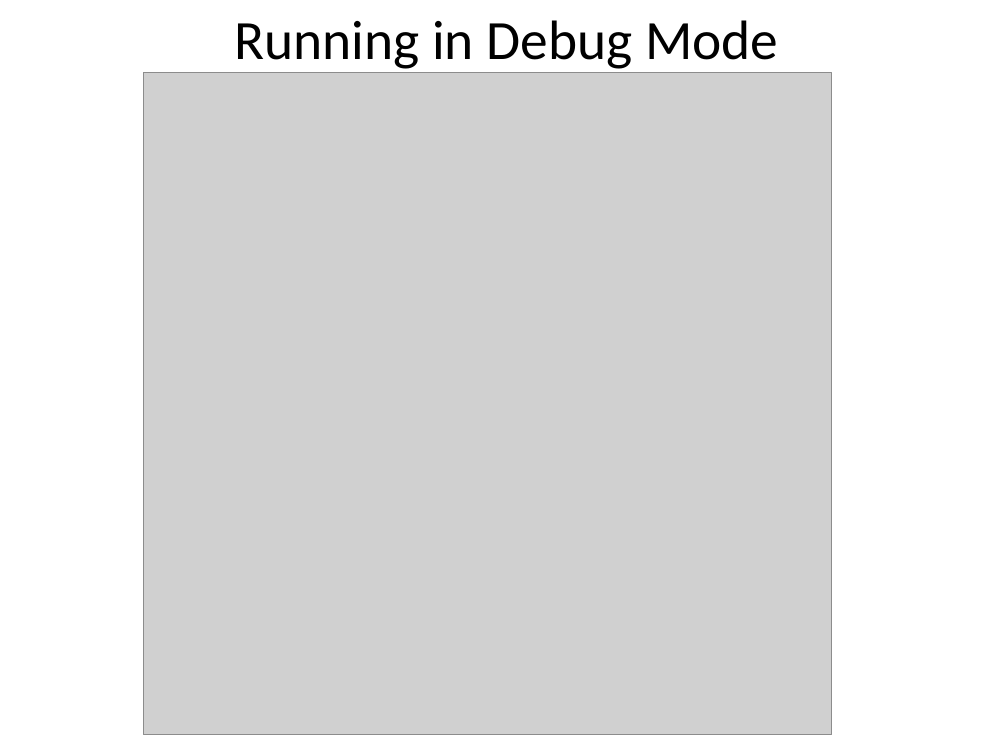
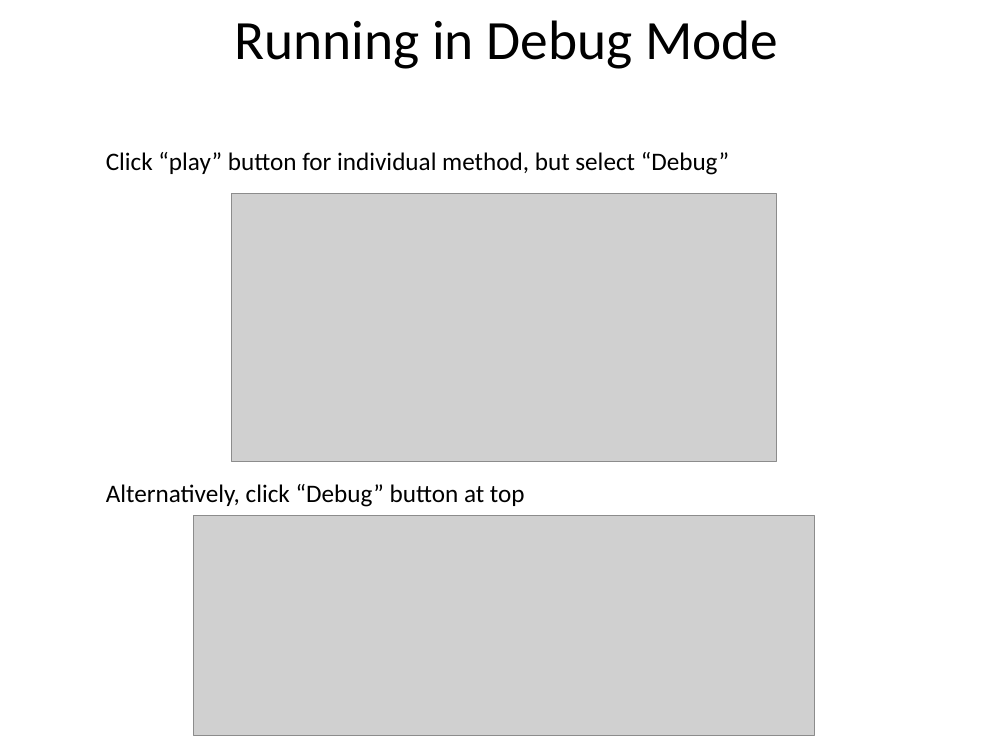
Before and after one commit to RHIT-CSSE/csse220, a slide deck: slide 6 of ClassMaterials/MapsAndObjectIntro/Slides/Part5-UsingDebugger.pptx. Drawn at 1008x756 pixels with LibreOffice and Linux fonts; fonts in the diff are those of the drawing; grey boxes stand for pictures. Boxes give left, top, right and bottom in pixels: in the first picture for what was removed or moved away, otherwise in the second. Text is boxed around its words. In the diff, an @@ line names an element or a change of style, - is before the commit and + after.

```diff
--- a/ClassMaterials/MapsAndObjectIntro/Slides/Part5-UsingDebugger.pptx
+++ b/ClassMaterials/MapsAndObjectIntro/Slides/Part5-UsingDebugger.pptx
@@ picture removed at <box>143,73,832,735</box> @@
@@ text added at <box>106,152,729,507</box>, 18 pt, text #000000 @@
+Click “play” button for individual method, but select “Debug”
+Alternatively, click “Debug” button at top
@@ picture added at <box>232,194,777,462</box> @@
@@ picture added at <box>194,515,814,735</box> @@
```
Also in this commit, not shown: 6 other slides changed, 4 slides removed, 3 other files.
